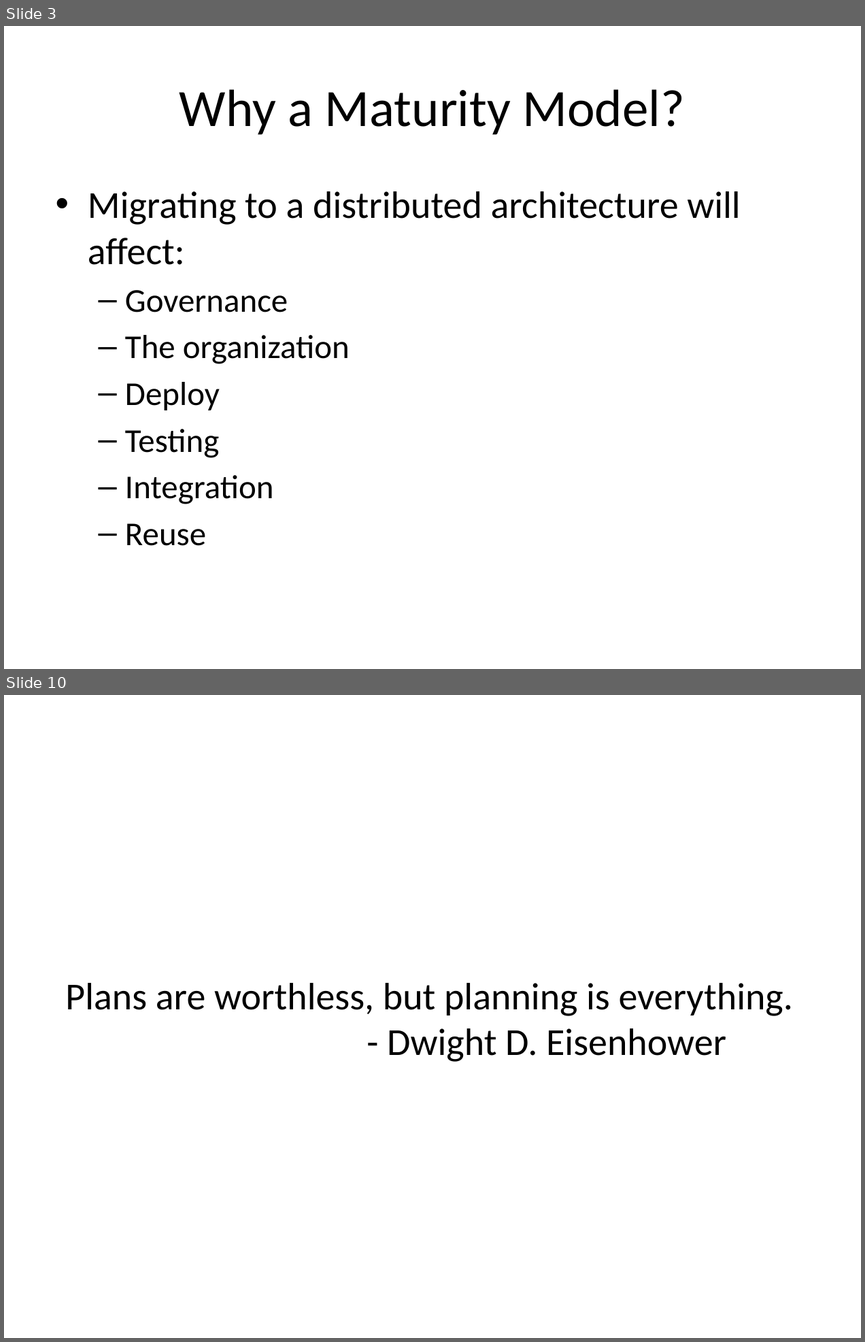
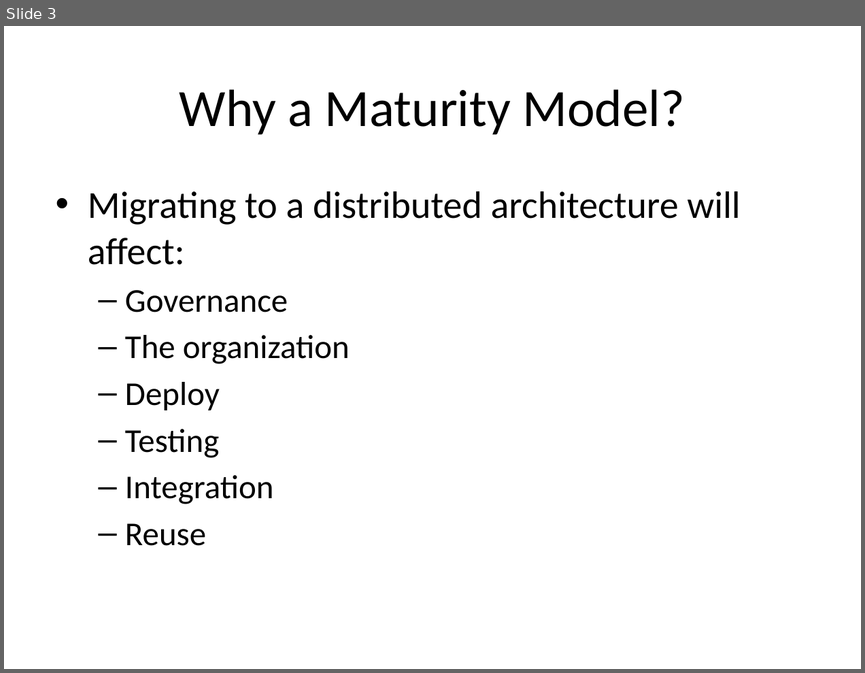
Before and after one commit to bekkopen/distributed-systems-maturity-model, a slide deck: presentation.pptx. Shown one above the other, each under a label of ours: slides 3 and 10 before the commit, slide 3 after it; the slides between them are not shown. The pictures are 865x1342 and 865x673 pixels, drawn with LibreOffice and Linux fonts; fonts in the diff are those of the drawing. Boxes give left, top, right and bottom in pixels: in the first picture for what was removed or moved away, otherwise in the second. Text is boxed around its words. In the diff, an @@ line names an element or a change of style, - is before the commit and + after.

```diff
--- a/presentation.pptx
+++ b/presentation.pptx
@@ slide 10 removed at (4, 695, 861, 1338), background #FFFFFF @@
@@ text removed at (65, 983, 793, 1062) @@
-Plans are worthless, but planning is everything.
-- Dwight D. Eisenhower
```
Also in this commit, not shown: 3 slides changed, 1 slide added, 5 other slides removed.
